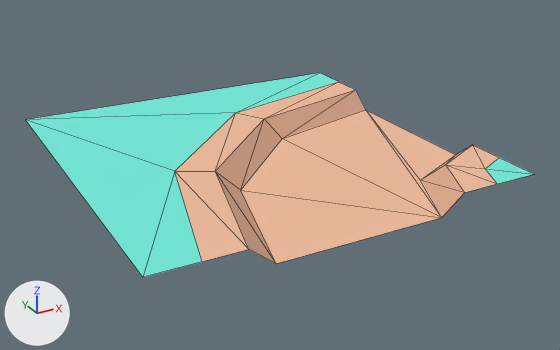
What one commit did to the glTF model assets/nature_kit/ground_pathBend.glb.
Before and after are seen from a 50 mm lens placed at (-0.88, -1.722, 0.708), pointed at (0.04, -0.049, -0.129). Every picture has the same lights, and +X, +Y and +Z are marked at lower left. The older version comes first. Mesh edges are drawn as thin lines. Where no turn or scale is listed for an object, it has been applied to the vertices.

Objects in the first picture: 'ground_pathBend'.
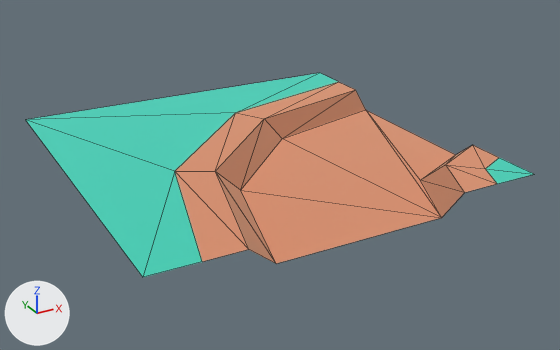
Pixel boxes (x1, y1, x2, y2) of what changed, in the pictures (560 x 350 px):
```json
{"object": "ground_pathBend", "change": "surface changed", "before": [26, 73, 533, 277], "after": [26, 73, 533, 277]}
```

Scene script edits in JSON lines:
```json
{"op": "set", "path": "mat_dirt.metallic", "old": "0.05", "new": "1.0"}
{"op": "set", "path": "mat_grass.metallic", "old": "0.05", "new": "1.0"}
{"op": "set", "path": "mat_dirtdark.metallic", "old": "0.05", "new": "1.0"}
{"op": "remove", "block": "ob_tmpparent", "code": ["ob_tmpparent = bpy.data.objects.new('tmpParent', None)", "ob_tmpparent.location = (0.0, 0.0, 0.0)"]}
```
